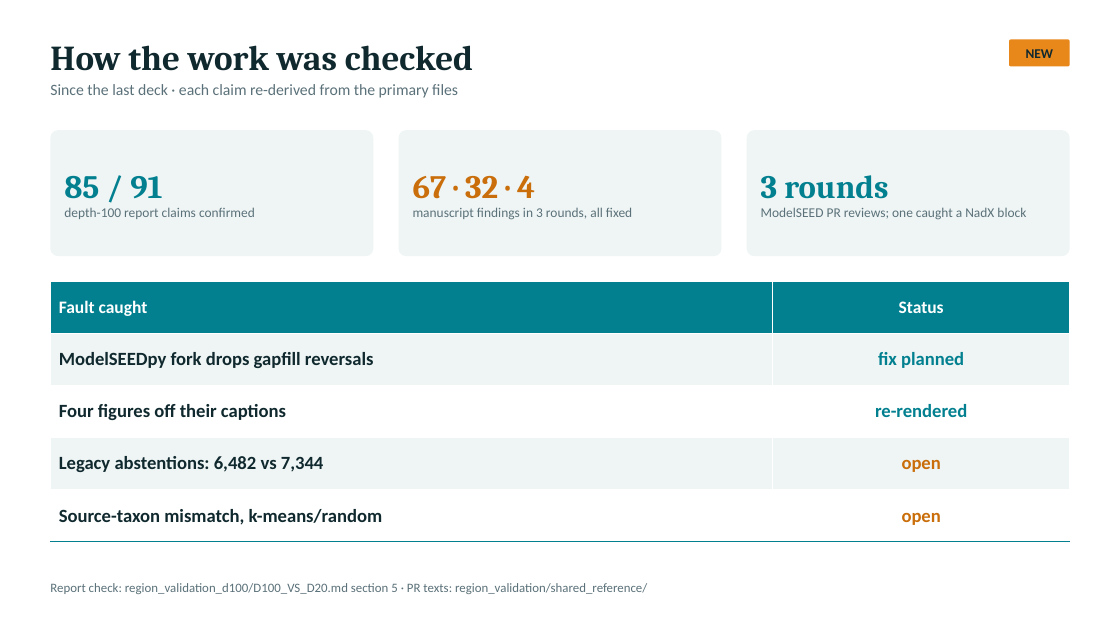
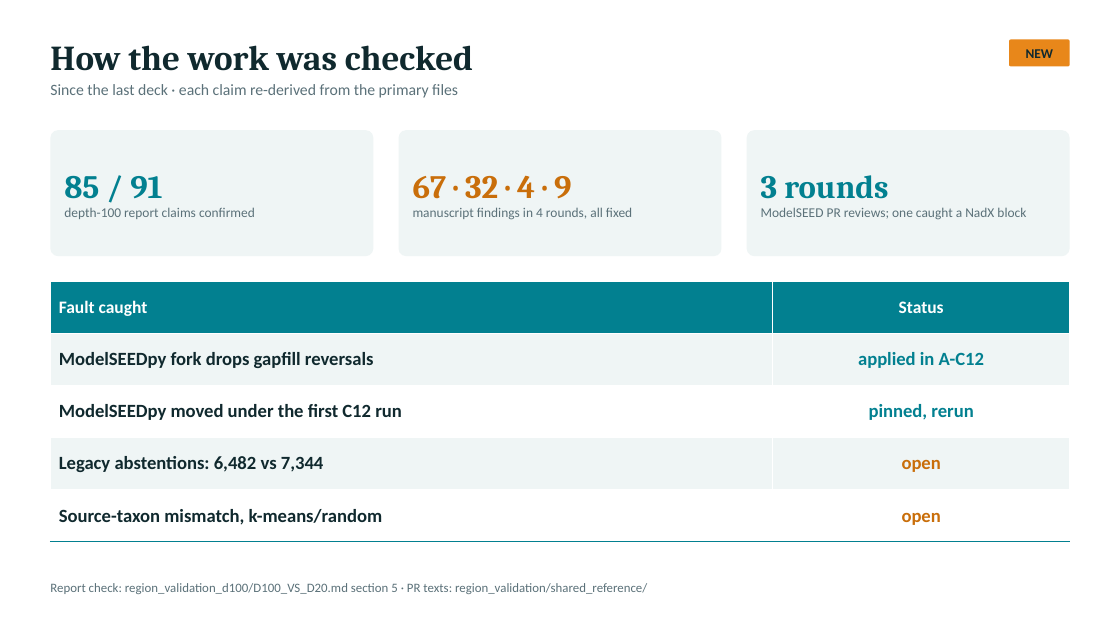
Before and after one commit to freiburgermsu/prFBA, a slide deck: slide 36 of presentations/prFBA_updates_2026-10.pptx. Drawn at 1120x630 pixels with LibreOffice and Linux fonts; fonts in the diff are those of the drawing. Boxes give left, top, right and bottom in pixels: in the first picture for what was removed or moved away, otherwise in the second. Text is boxed around its words. In the diff, an @@ line names an element or a change of style, - is before the commit and + after.

```diff
--- a/presentations/prFBA_updates_2026-10.pptx
+++ b/presentations/prFBA_updates_2026-10.pptx
@@ text in rounded rectangle at [413,175,632,220]: text changed @@
-67 · 32 · 4
-manuscript findings in 3 rounds, all fixed
+67 · 32 · 4 · 9
+manuscript findings in 4 rounds, all fixed
@@ table at [50,281,1070,542] @@
-row 2, column 2: fix planned
+row 2, column 2: applied in A-C12
-row 3, column 1: Four figures off their captions
+row 3, column 1: ModelSEEDpy moved under the first C12 run
-row 3, column 2: re-rendered
+row 3, column 2: pinned, rerun
```
Also in this commit, not shown: 18 other slides changed, 29 other files.
